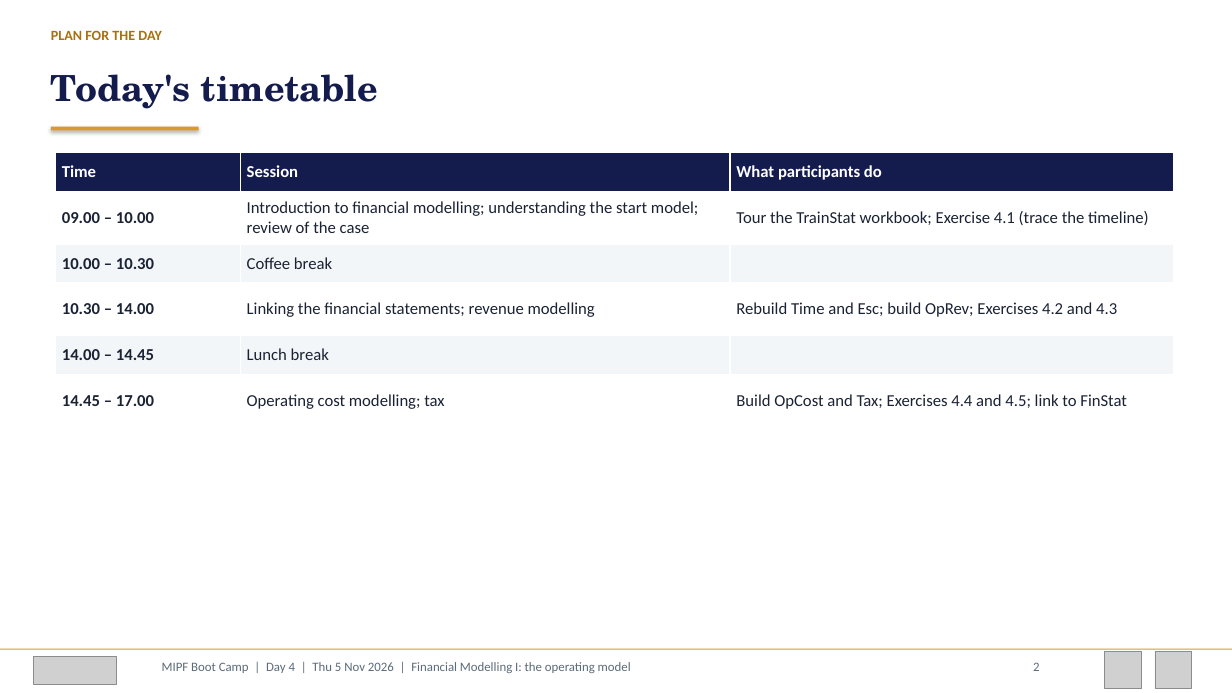
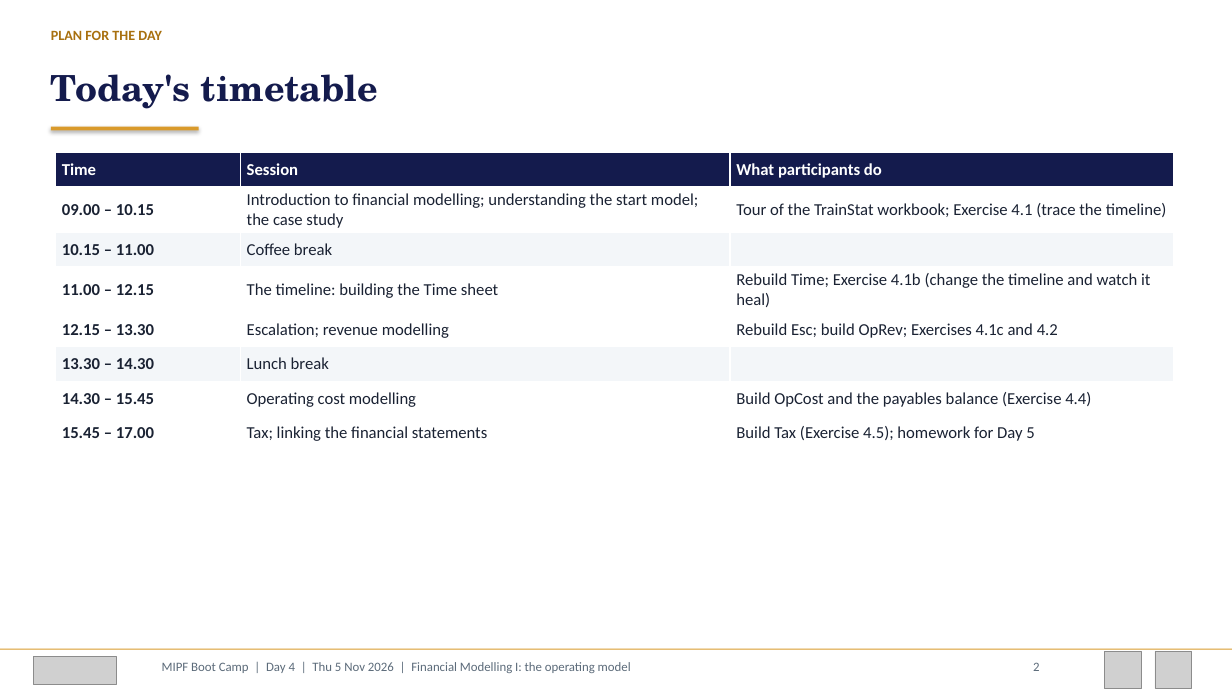
Before and after one commit to adibongo/mipf-2026-course-materials, a slide deck: slide 2 of decks/MIPF_Day4_Operating_Model_Deck.pptx. Drawn at 1232x693 pixels with LibreOffice and Linux fonts; fonts in the diff are those of the drawing; grey boxes stand for pictures. Boxes give left, top, right and bottom in pixels: in the first picture for what was removed or moved away, otherwise in the second. Text is boxed around its words. In the diff, an @@ line names an element or a change of style, - is before the commit and + after.

```diff
--- a/decks/MIPF_Day4_Operating_Model_Deck.pptx
+++ b/decks/MIPF_Day4_Operating_Model_Deck.pptx
@@ table at <box>55,152,1174,445</box> @@
-row 2: 09.00 – 10.00 | Introduction to financial modelling; understanding the start model; review of the case | Tour the TrainStat workbook; Exercise 4.1 (trace the timeline)
-row 3: 10.00 – 10.30 | Coffee break | 
-row 4: 10.30 – 14.00 | Linking the financial statements; revenue modelling | Rebuild Time and Esc; build OpRev; Exercises 4.2 and 4.3
-row 5: 14.00 – 14.45 | Lunch break | 
-row 6: 14.45 – 17.00 | Operating cost modelling; tax | Build OpCost and Tax; Exercises 4.4 and 4.5; link to FinStat
+row 2: 09.00 – 10.15 | Introduction to financial modelling; understanding the start model; the case study | Tour of the TrainStat workbook; Exercise 4.1 (trace the timeline)
+row 3: 10.15 – 11.00 | Coffee break | 
+row 4: 11.00 – 12.15 | The timeline: building the Time sheet | Rebuild Time; Exercise 4.1b (change the timeline and watch it heal)
+row 5: 12.15 – 13.30 | Escalation; revenue modelling | Rebuild Esc; build OpRev; Exercises 4.1c and 4.2
+row 6: 13.30 – 14.30 | Lunch break | 
+row 7: 14.30 – 15.45 | Operating cost modelling | Build OpCost and the payables balance (Exercise 4.4)
+row 8: 15.45 – 17.00 | Tax; linking the financial statements | Build Tax (Exercise 4.5); homework for Day 5
```
Also in this commit, not shown: 7 other slides changed, 33 other files.
